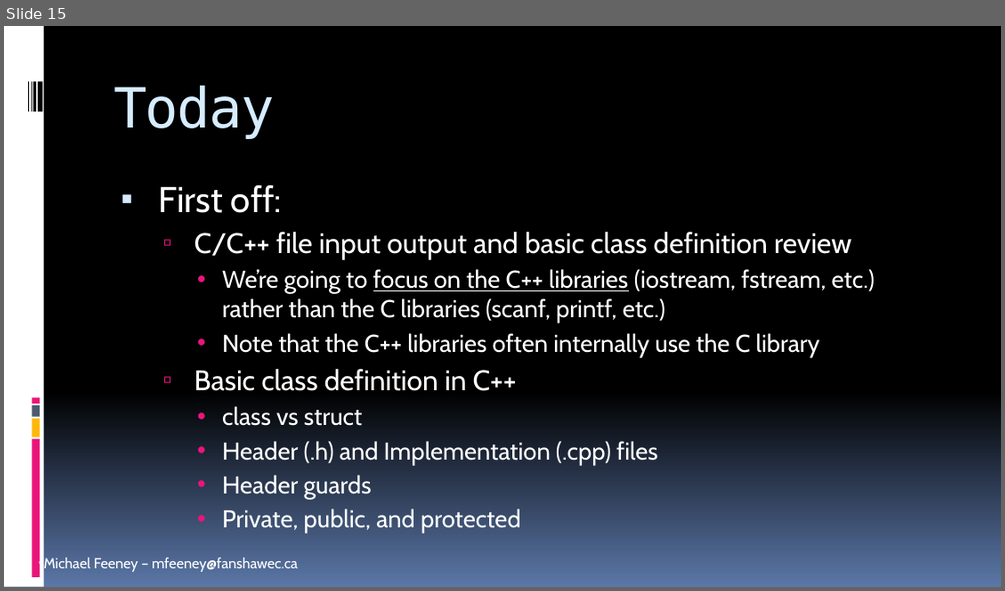
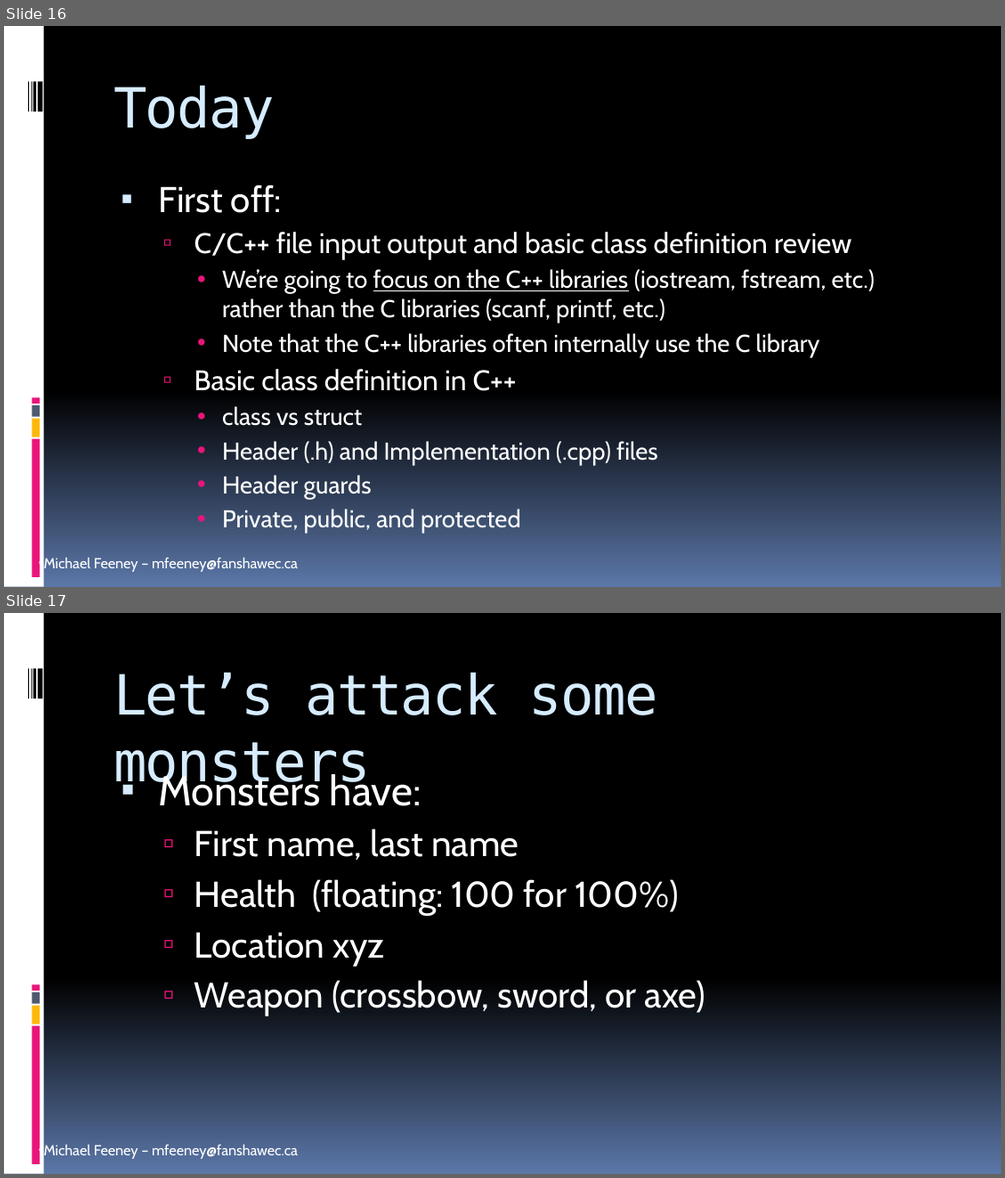
Before and after one commit to FeeneyCodes/GDP202425, a slide deck: 6044_FramPat/D2D/W01/INFO_6044_Engine_F24_W01D01_Course_Intro.pptx. Shown one above the other, each under a label of ours: slide 15 before the commit, slides 16 and 17 after it. The pictures are 1005x591 and 1005x1178 pixels, drawn with LibreOffice and Linux fonts; fonts in the diff are those of the drawing. Boxes give left, top, right and bottom in pixels: in the first picture for what was removed or moved away, otherwise in the second. Text is boxed around its words. In the diff, an @@ line names an element or a change of style, - is before the commit and + after.

Commit message:
Monster generator almost done...

```diff
--- a/6044_FramPat/D2D/W01/INFO_6044_Engine_F24_W01D01_Course_Intro.pptx
+++ b/6044_FramPat/D2D/W01/INFO_6044_Engine_F24_W01D01_Course_Intro.pptx
@@ slide 17 added at [4,613,1001,1174], background gradient #000000 to #5B77A8; not listed: 10 template elements that a slide beside it also shows @@
@@ title added at [113,672,657,793], 40 pt, text #D6ECFF @@
+Let’s attack some monsters
@@ text added at [158,770,705,1016], 26 pt, text #FFFFFF @@
+▪ Monsters have:
+  ▫ First name, last name
+  ▫ Health (floating: 100 for 100%)
+  ▫ Location xyz
+  ▫ Weapon (crossbow, sword, or axe)
@@ what was slide 15 is now slide 16 @@
```
Also in this commit, not shown: 1 other slide added, 8 other files.
